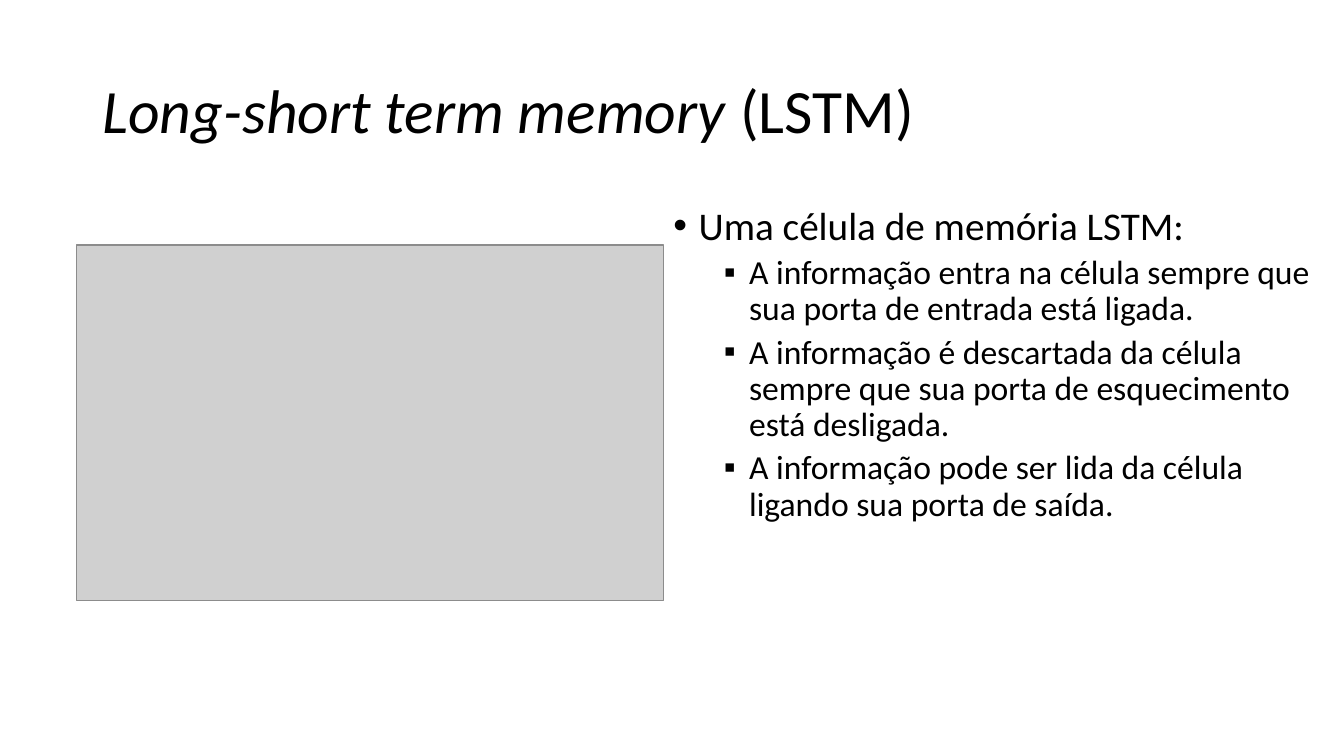
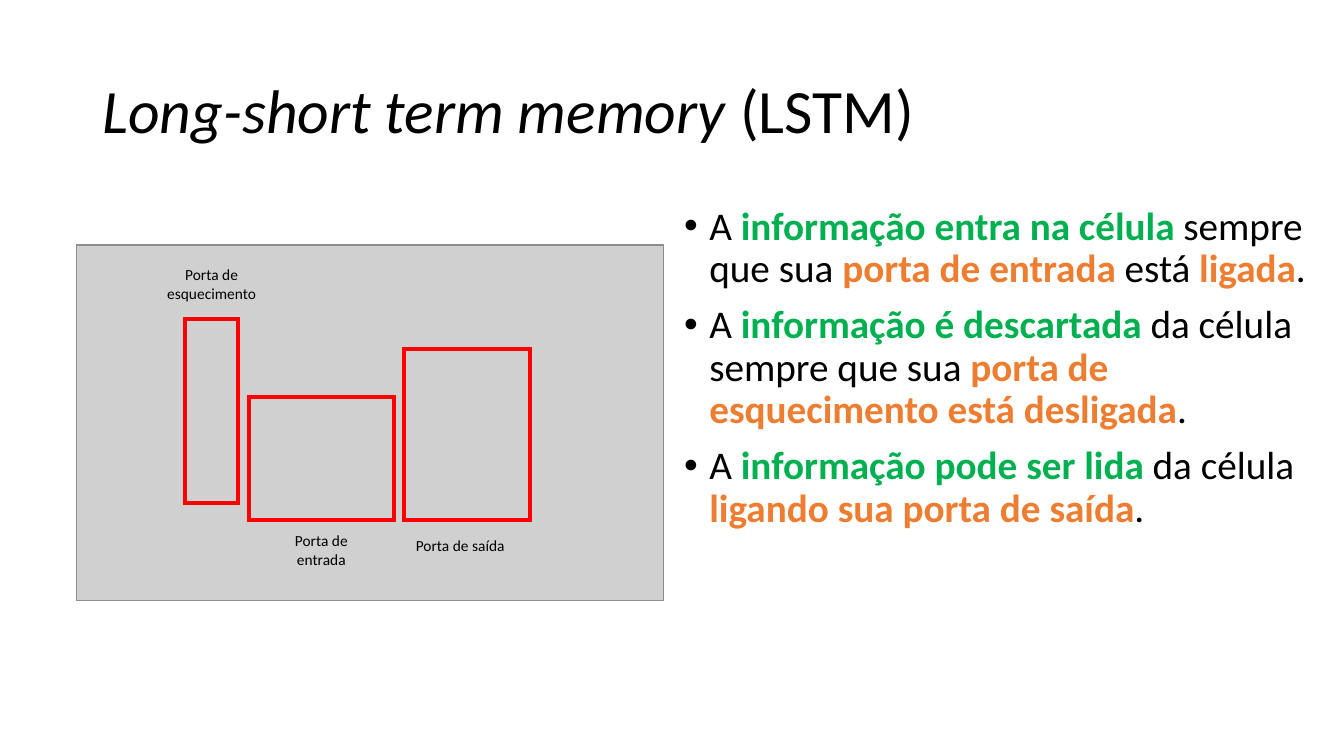
Before and after one commit to zz4fap/c24_inteligencia_artificial, a slide deck: slide 38 of slides/C24_RNN.pptx (slide 37 before the commit). Drawn at 1344x756 pixels with LibreOffice and Linux fonts; fonts in the diff are those of the drawing; grey boxes stand for pictures. Boxes give left, top, right and bottom in pixels: in the first picture for what was removed or moved away, otherwise in the second. Text is boxed around its words. In the diff, an @@ line names an element or a change of style, - is before the commit and + after.

```diff
--- a/slides/C24_RNN.pptx
+++ b/slides/C24_RNN.pptx
@@ text "A informação entra na célula ...": place and size @@
-text "A informação entra na célula ..." at [699, 212, 1309, 522]
+text "A informação entra na célula ..." at [709, 212, 1306, 529]
@@ text "A informação entra na célula ..." at [709, 212, 1306, 529]: size 24 to 28 pt; text colour #000000 to #00B050 in "informação entra na célula", "informação é descartada", "informação pode ser lida"; text colour #000000 to #ED7D31 in "porta de entrada ligada.", "porta de esquecimento está desligada.", "ligando sua porta de saída."; bold on in "informação entra na célula porta de entrada ...", "informação é descartada porta de esquecimento está ...", "informação pode ser lida ligando sua porta ..."; bullet ▪ to •; list level 2 to 1 in "A informação entra na célula ..."; list level 2 to 1 in "A informação é descartada da ..."; list level 2 to 1 in "A informação pode ser lida ..." @@
@@ text at [699, 212, 1184, 241]: paragraph removed @@
-• Uma célula de memória LSTM:
@@ text added at [167, 269, 256, 302], 11 pt, text #000000 @@
+Porta de esquecimento
@@ rectangle added at [186, 319, 239, 503], outline #FF0000 3 pt @@
@@ rectangle added at [404, 349, 530, 520], outline #FF0000 3 pt @@
@@ rectangle added at [249, 397, 394, 520], outline #FF0000 3 pt @@
@@ text added at [295, 535, 348, 565], 11 pt, text #000000 @@
+Porta de entrada
@@ text added at [416, 540, 504, 551], 11 pt, text #000000 @@
+Porta de saída
```
Also in this commit, not shown: 12 other slides changed, 2 slides added, 2 other files.
